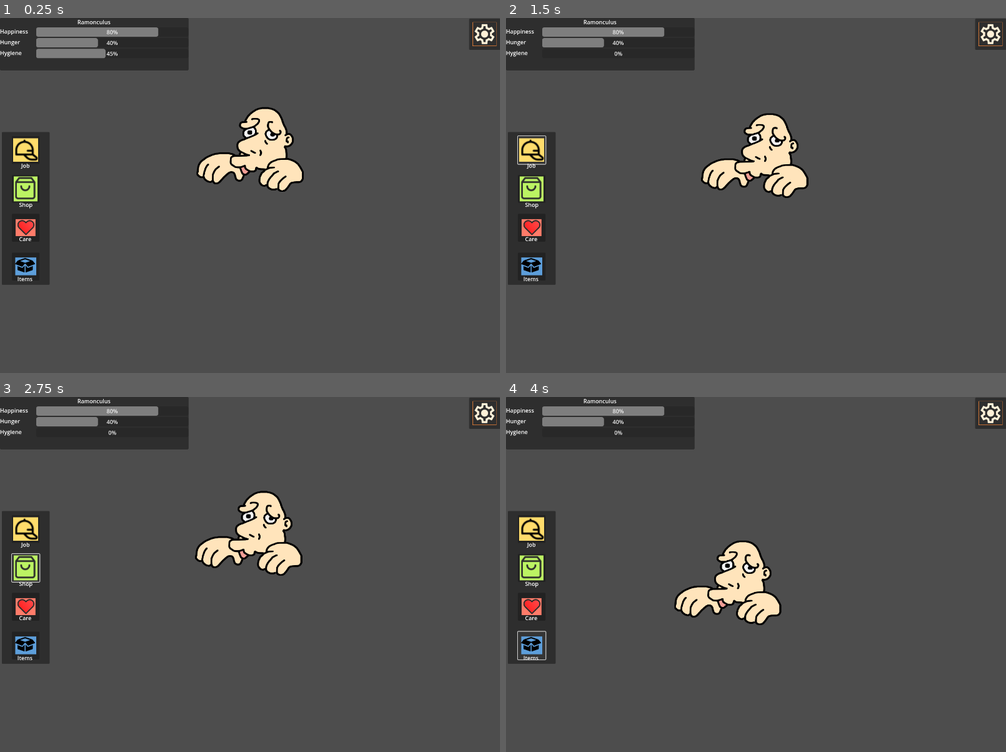
Above: before the commit, frames 1-4 (two rows, left to right).
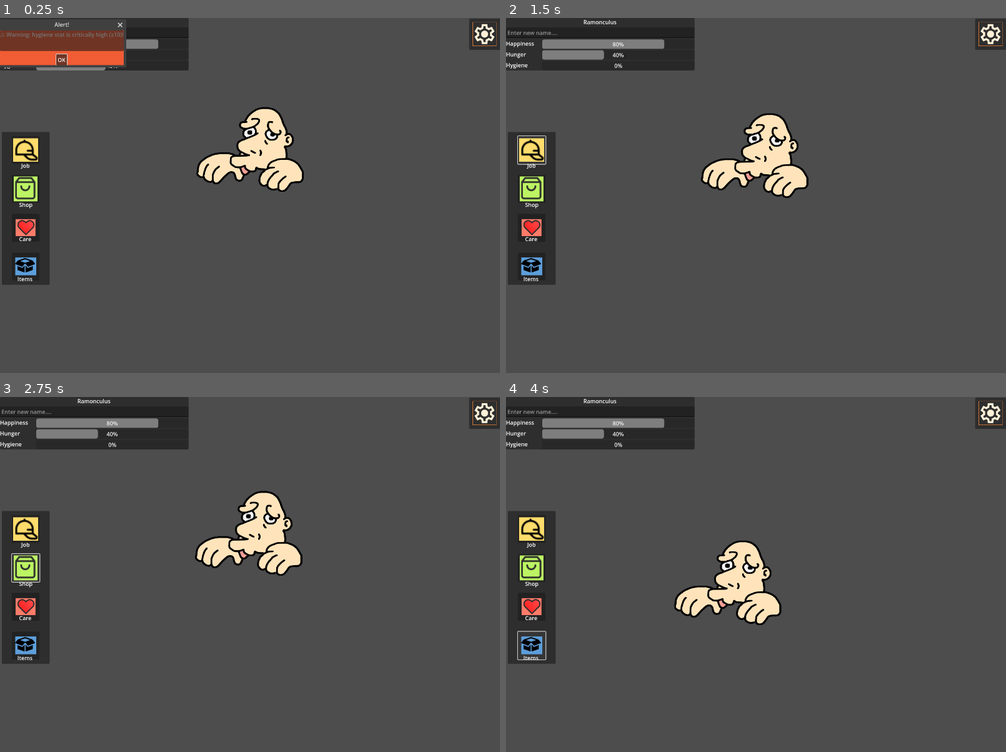
Above: after the commit, the same moments.

Repository: MyHomunculyfe-Team/MyHomuncuLyfe_Project
Game: Godot game, scene res://scenes/Main.tscn
The game is run twice, just before and just after one commit, with the same random seed, the same clock (stepped at 60 frames per second) and the same inputs. This scene is started directly instead of the project's main scene.
Inputs (mouse positions are in pixels of both pictures, inside the frame that each line leads up to):
- Up to frame 1 (0.25 s): no input
- Up to frame 2 (1.5 s): click (566, 60) at 0.5 s, where only the run after the commit has a clickable "OK"; click "Job" at 1.25 s
- Up to frame 3 (2.75 s): click "Shop" at 2 s
- Up to frame 4 (4 s): click "Care" at 2.75 s; click "Items" at 3.5 s

The runs differ from the first frame. In frame 1, 3.1% of the frame differs, in the area x 0-38%, y 0-15%; in frame 2, 1.7%; in frame 3, 1.7%; in frame 4, 1.7%.

Commit message:
Deformity Notice to merge

Diff:
--- a/scenes/Main.tscn
+++ b/scenes/Main.tscn
@@ -32,16 +32,15 @@
 [node name="VBox" type="VBoxContainer" parent="UI/PanelContainer"]
 layout_mode = 2
 
-[node name="PetNameLabel" type="Label" parent="UI/PanelContainer/VBox"]
-layout_mode = 2
-size_flags_horizontal = 4
+[node name="PetNameLabel" type="Label" parent="UI/PanelContainer/VBox" node_paths=PackedStringArray("shortcut_context")]
+layout_mode = 2
+size_flags_horizontal = 4
+shortcut_context = NodePath("../PetNameEdit")
 text = "Ramonculus
 "
 
 [node name="PetNameEdit" type="LineEdit" parent="UI/PanelContainer/VBox"]
-visible = false
-layout_mode = 2
-size_flags_horizontal = 4
+layout_mode = 2
 placeholder_text = "Enter new name...."
 
 [node name="Row_Happiness" type="HBoxContainer" parent="UI/PanelContainer/VBox"]
@@ -199,5 +198,10 @@
 offset_right = 100.0
 offset_bottom = 59.0
 
+[node name="OKButton" type="Button" parent="UI/DeformityPopup"]
+offset_right = 8.0
+offset_bottom = 8.0
+
 [connection signal="gui_input" from="UI/PanelContainer/VBox/PetNameLabel" to="." method="_on_pet_name_label_gui_input"]
 [connection signal="text_submitted" from="UI/PanelContainer/VBox/PetNameEdit" to="." method="_on_pet_name_edit_text_submitted"]
+[connection signal="pressed" from="UI/DeformityPopup/OKButton" to="." method="_on_ok_button_pressed"]
--- a/scripts/Main.gd
+++ b/scripts/Main.gd
@@ -8,8 +8,8 @@
 @onready var hunger_bar     = $UI/PanelContainer/VBox/Row_Hunger/HungerBar
 @onready var hygiene_bar    = $UI/PanelContainer/VBox/Row_Hygiene/HygieneBar
 
-@onready var deformity_popup = $DeformityPopup
-@onready var deformity_label = $DeformityPopup/DeformityLabel
+@onready var deformity_popup = $UI/DeformityPopup
+@onready var deformity_label = $UI/DeformityPopup/DeformityLabel
 
 var stats := PetStats.new()
 
@@ -29,6 +29,10 @@
 	# Update UI whenever stats change
 	stats.stats_changed.connect(update_ui)
 	update_ui()
+	_on_deformity_warning("hunger")
+
+
+
 
 
 func update_ui() -> void:
@@ -45,6 +49,7 @@
 
 
 func _on_deformity_warning(stat_name: String) -> void:
+
 	if deformity_popup and deformity_label:
 		deformity_label.text = "⚠️ Warning: %s stat is critically high (≥10)!" % stat_name
 		deformity_popup.show()
@@ -70,3 +75,7 @@
 	pet_name_label.text = stats.pet_name
 	pet_name_label.visible = true
 	pet_name_edit.visible = false
+
+
+func _on_ok_button_pressed() -> void:
+	deformity_popup.hide()
--- a/scripts/PetStats.gd
+++ b/scripts/PetStats.gd
@@ -10,6 +10,12 @@
 @export_range(0, 100) var hunger := 40     # 0 = full, 100 = starving
 @export_range(0, 100) var hygiene := 25
 
+var deformity_triggered := {
+	"happiness": false,
+	"hunger": false,
+	"hygiene": false
+}
+
 func set_value(field: String, v: float) -> void:
 	v = clamp(v, 0, 100)
 	if get(field) != v:
@@ -19,6 +25,10 @@
 
 
 func _check_deformity(field: String, v: int) -> void:
-	# Only trigger when value hits or exceeds 10
-	if v >= 10:
+	# trigger warning only once when value crosses the threshold
+	if v >= 10 and not deformity_triggered[field]:
+		deformity_triggered[field] = true
 		deformity_warning.emit(field)
+	elif v < 10:
+		# reset trigger once the stat returns to safe range
+		deformity_triggered[field] = false
